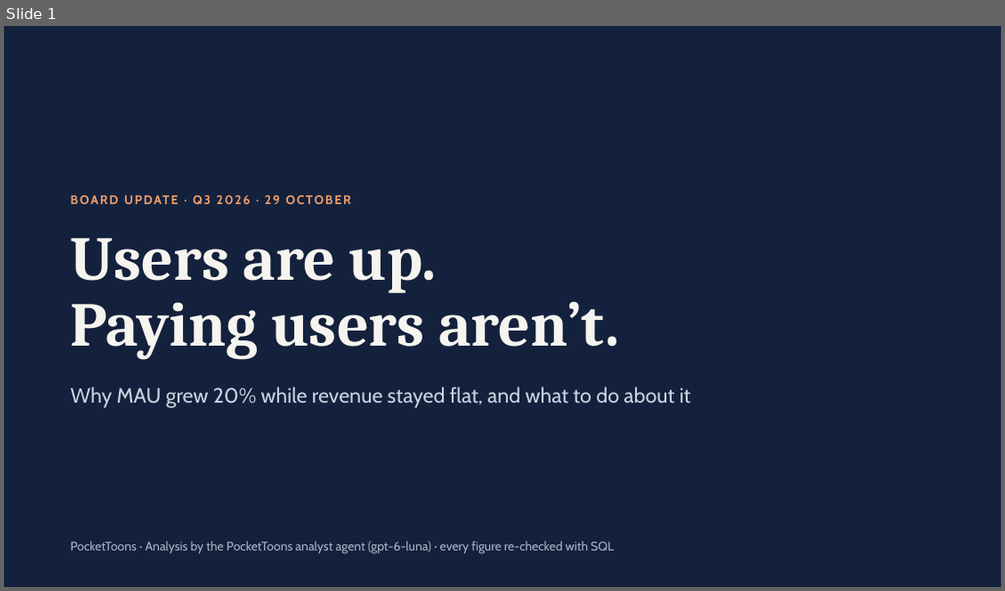
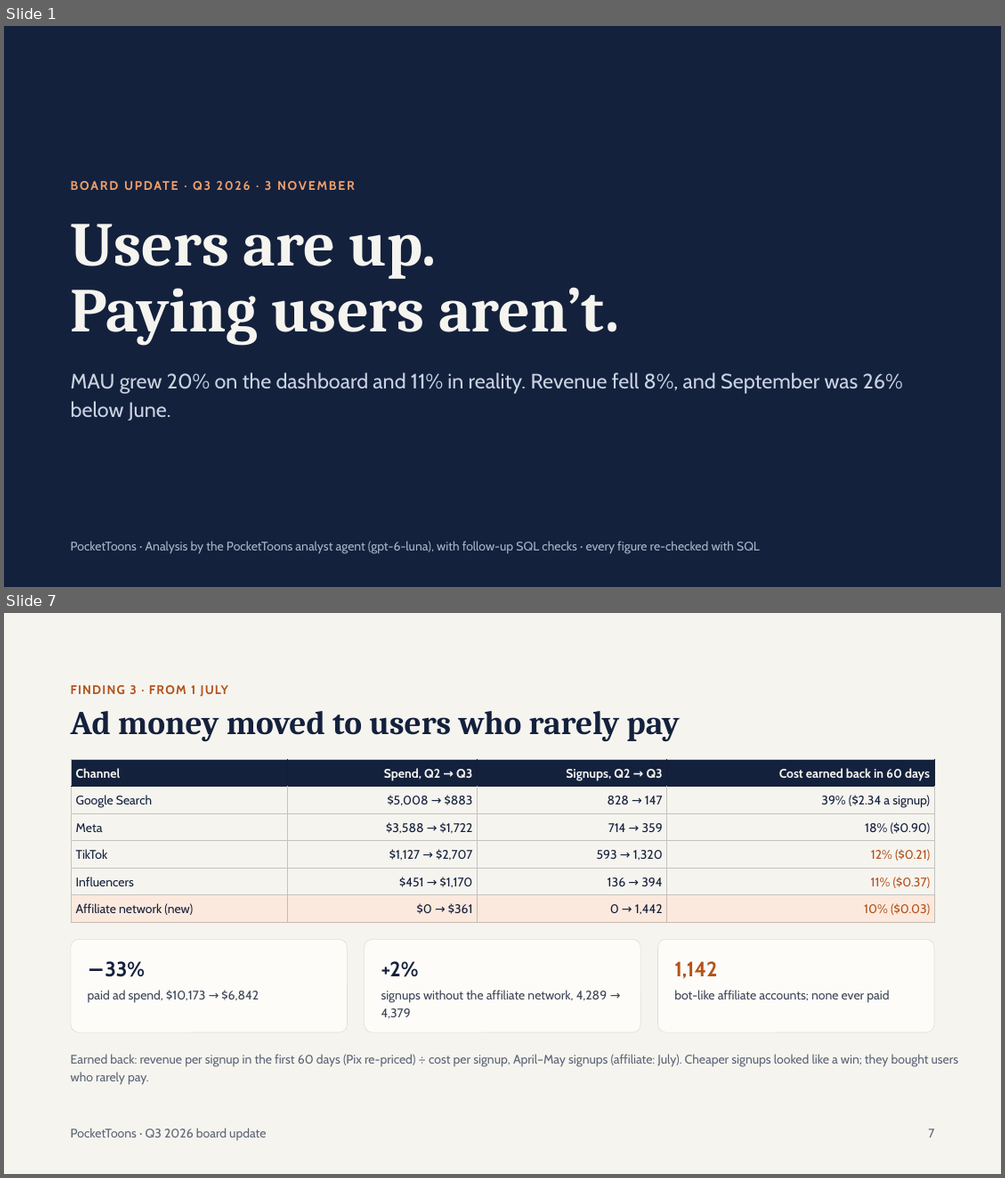
Before and after one commit to Anshi0202/pockettoons-analyst, a slide deck: investigation/board_deck.pptx. Shown one above the other, each under a label of ours: slide 1 before the commit, slides 1 and 7 after it; the slides between them are not shown. The pictures are 1005x591 and 1005x1178 pixels, drawn with LibreOffice and Linux fonts; fonts in the diff are those of the drawing. Boxes give left, top, right and bottom in pixels: in the first picture for what was removed or moved away, otherwise in the second. Text is boxed around its words. In the diff, an @@ line names an element or a change of style, - is before the commit and + after.

```diff
--- a/investigation/board_deck.pptx
+++ b/investigation/board_deck.pptx
@@ slide 7 added at <box>4,613,1001,1174</box>, background #F6F4EF @@
@@ text added at <box>71,685,228,697</box>, 12 pt, text #B4521B, bold @@
+FINDING 3 · FROM 1 JULY
@@ title added at <box>71,711,679,742</box>, 32 pt, text #14213D, bold @@
+Ad money moved to users who rarely pay
@@ table added at <box>72,759,935,922</box>, 6 rows, 4 columns @@
+Channel | Spend, Q2 → Q3 | Signups, Q2 → Q3 | Cost earned back in 60 days
+Google Search | $5,008 → $883 | 828 → 147 | 39% ($2.34 a signup)
+Meta | $3,588 → $1,722 | 714 → 359 | 18% ($0.90)
+TikTok | $1,127 → $2,707 | 593 → 1,320 | 12% ($0.21)
+Influencers | $451 → $1,170 | 136 → 394 | 11% ($0.37)
+Affiliate network (new) | $0 → $361 | 0 → 1,442 | 10% ($0.03)
@@ rounded rectangle added at <box>71,939,348,1032</box>, fill #FDFCF9, outline #E2DED4 0.5 pt @@
@@ rounded rectangle added at <box>364,939,641,1032</box>, fill #FDFCF9, outline #E2DED4 0.5 pt @@
@@ rounded rectangle added at <box>657,939,934,1032</box>, fill #FDFCF9, outline #E2DED4 0.5 pt @@
@@ text added at <box>105,961,145,977</box>, 20 pt, text #14213D, bold @@
+−33%
@@ text added at <box>381,961,419,977</box>, 20 pt, text #14213D, bold @@
++2%
@@ text added at <box>674,961,717,979</box>, 20 pt, text #B4521B, bold @@
+1,142
@@ text added at <box>88,989,259,1003</box>, 12 pt, text #3D4656 @@
+paid ad spend, $10,173 → $6,842
@@ text added at <box>381,989,607,1018</box>, 12 pt, text #3D4656 @@
+signups without the affiliate network, 4,289 → 4,379
@@ text added at <box>674,989,889,1003</box>, 12 pt, text #3D4656 @@
+bot-like affiliate accounts; none ever paid
@@ text added at <box>71,1054,959,1085</box>, 12 pt, text #5B6576 @@
+Earned back: revenue per signup in the first 60 days (Pix re-priced) ÷ cost per signup, April–May signups (affiliate: July). Cheaper signups looked like a win; they bought users who rarely pay.
@@ text added at <box>71,1127,266,1140</box>, 12 pt, text #5B6576 @@
+PocketToons · Q3 2026 board update
@@ text added at <box>928,1128,934,1137</box>, 12 pt, text #5B6576 @@
+7
@@ slide 1 changed as well @@
@@ text at <box>204,181,211,190</box>: text changed @@
-BOARD UPDATE · Q3 2026 · 29 OCTOBER
+BOARD UPDATE · Q3 2026 · 3 NOVEMBER
@@ title "Users are up.": place and size @@
-title "Users are up." at <box>71,238,619,359</box>
+title "Users are up." at <box>71,224,619,345</box>
@@ text at <box>71,372,903,420</box>: text changed @@
-Why MAU grew 20% while revenue stayed flat, and what to do about it
+MAU grew 20% on the dashboard and 11% in reality. Revenue fell 8%, and September was 26% below June.
@@ text at <box>71,540,760,554</box>: text changed @@
-PocketToons · Analysis by the PocketToons analyst agent (gpt-6-luna) · every figure re-checked with SQL
+PocketToons · Analysis by the PocketToons analyst agent (gpt-6-luna), with follow-up SQL checks · every figure re-checked with SQL
```
Also in this commit, not shown: 4 other slides changed, 4 other slides added, 5 slides removed.
